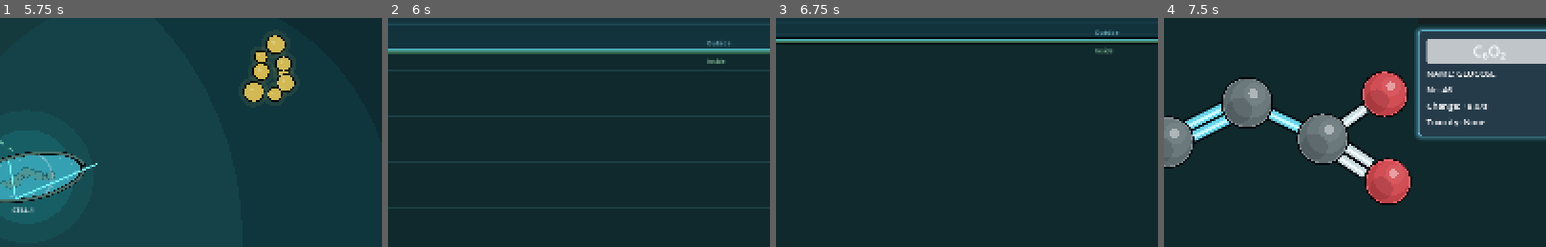
Above: before the commit, frames 1-4 (left to right).
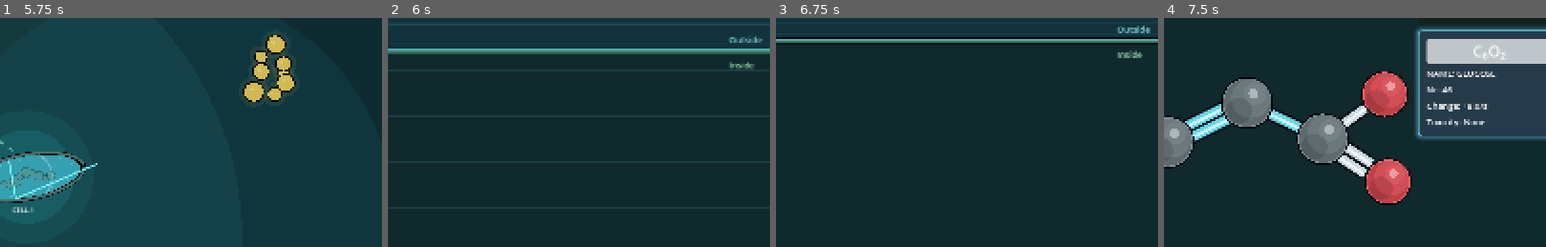
Above: after the commit, the same moments.

Repository: EliasEnglund/SimCell
Game: Godot game, scene res://scenes/main.tscn
Same seed, same stepped clock (60 frames per second), same inputs: the game is played once before the commit and once after it.
Inputs (mouse positions are % of the whole screen's width and height, from its top left):
- Up to frame 1 (5.75 s): click "PLAY" at 0.5 s; click "♪" at 1.25 s; click "♫" at 2 s; click "Ⅱ" at 2.75 s; click "-" at 3.5 s; click "+" at 4.25 s; click (33, 96) at 5.02 s
- Up to frame 2 (6 s): click (40, 96) at 5.77 s
- Up to frame 3 (6.75 s): click "C₆O₂ 46.0 +8.0/s -0.0/s" at 6.5 s
- Up to frame 4 (7.5 s): click "Design Enzyme" at 7.25 s
The pictures show only the part of the screen within x 46-96%, y 15-65%; the shares and areas given below are measured in that part.

Frame 1 is identical in both runs. In frame 2, 0.5% of the frame differs, in the area x 83-98%, y 8-23%; in frame 3, 0.5%, in the area x 83-98%, y 3-18%; in frame 4, nothing differs.

Commit message:
Refine metabolism import routing labels

Diff:
--- a/scripts/ui/metabolism_workspace.gd
+++ b/scripts/ui/metabolism_workspace.gd
@@ -618,7 +618,7 @@
 	var target_port: Vector2
 	if importing:
 		source_port = Vector2(source_anchor.x, MEMBRANE_LINE_Y + GRID_CELL * 0.08)
-		target_port = _node_port_world(molecule_rect_world.position, molecule_rect_world.size, -route_dir)
+		target_port = _node_port_world(molecule_rect_world.position, molecule_rect_world.size, Vector2.UP)
 	else:
 		source_port = _node_port_world(molecule_rect_world.position, molecule_rect_world.size, route_dir)
 		target_port = _node_port_world(marker_rect_world.position, marker_rect_world.size, -route_dir)
@@ -676,12 +676,12 @@
 		else:
 			source_anchor = _nearest_available_source_position(source_anchor, source_key)
 			_manual_import_sources[source_key] = source_anchor
-		var preferred_import := _snap_node_to_grid_cell(Vector2(source_anchor.x - molecule_size.x * 0.5, MEMBRANE_LINE_Y + GRID_CELL * 1.20), molecule_size)
+		var preferred_import := _snap_node_to_grid_cell(Vector2(source_anchor.x - molecule_size.x * 0.5, MEMBRANE_LINE_Y + GRID_CELL * 1.55), molecule_size)
 		_layout_positions[molecule_id] = _nearest_available_node_position(preferred_import, molecule_size, molecule_id)
 	var first_id := ids[0]
 	if not _layout_positions.has(first_id):
 		var first_size: Vector2 = sizes[first_id]
-		_layout_positions[first_id] = _snap_node_to_grid_cell(Vector2(map_width * 0.5 - first_size.x * 0.5, MEMBRANE_LINE_Y + GRID_CELL * 1.10), first_size)
+		_layout_positions[first_id] = _snap_node_to_grid_cell(Vector2(map_width * 0.5 - first_size.x * 0.5, MEMBRANE_LINE_Y + GRID_CELL * 1.55), first_size)
 	for pathway in simulation.pathway_arrows():
 		var substrate_id: String = pathway.get("substrate", "")
 		if not _layout_positions.has(substrate_id):
@@ -737,8 +737,8 @@
 		if not _layout_positions.has(id):
 			continue
 		var pos := Vector2(_layout_positions[id])
-		if pos.y < MEMBRANE_LINE_Y + GRID_CELL * 0.72:
-			_layout_positions[id] = _nearest_available_node_position(_snap_node_to_grid_cell(Vector2(pos.x, MEMBRANE_LINE_Y + GRID_CELL * 1.20), MOLECULE_CARD_SIZE), MOLECULE_CARD_SIZE, id)
+		if pos.y < MEMBRANE_LINE_Y + GRID_CELL * 1.05:
+			_layout_positions[id] = _nearest_available_node_position(_snap_node_to_grid_cell(Vector2(pos.x, MEMBRANE_LINE_Y + GRID_CELL * 1.55), MOLECULE_CARD_SIZE), MOLECULE_CARD_SIZE, id)
 
 func _open_position(preferred: Vector2, node_size: Vector2, sizes: Dictionary, allow_side_shift: bool = true, ignore_id: String = "") -> Vector2:
 	var gap := Vector2(GRID_CELL, GRID_CELL)
@@ -2172,9 +2172,9 @@
 		draw_line(Vector2(x0, y + 3.0), Vector2(x1, y + 3.0), Color(0.55, 1.0, 0.70, 0.45), 2.2, true)
 		draw_line(Vector2(x0, y), Vector2(x1, y), Color(0.50, 1.0, 0.86, 0.52), 1.5, true)
 		var tick_spacing := grid_cell * zoom
-		var label_x := minf(x1 - 168.0, size.x - 188.0)
-		draw_string(ThemeDB.fallback_font, Vector2(label_x, y - 12.0), "Outside", HORIZONTAL_ALIGNMENT_LEFT, -1, 13, Color(0.62, 0.95, 1.0, 0.78))
-		draw_string(ThemeDB.fallback_font, Vector2(label_x, y + 26.0), "Inside", HORIZONTAL_ALIGNMENT_LEFT, -1, 13, Color(0.72, 1.0, 0.78, 0.78))
+		var label_x := clampf(minf(x1 - 126.0, size.x - 142.0), 18.0, size.x - 142.0)
+		draw_string(ThemeDB.fallback_font, Vector2(label_x, y - 17.0), "Outside", HORIZONTAL_ALIGNMENT_LEFT, -1, 18, Color(0.62, 0.95, 1.0, 0.84))
+		draw_string(ThemeDB.fallback_font, Vector2(label_x, y + 36.0), "Inside", HORIZONTAL_ALIGNMENT_LEFT, -1, 18, Color(0.72, 1.0, 0.78, 0.84))
 		if tick_spacing < 12.0:
 			return
 		var world_x: float = floor(world_bounds.position.x / grid_cell) * grid_cell
